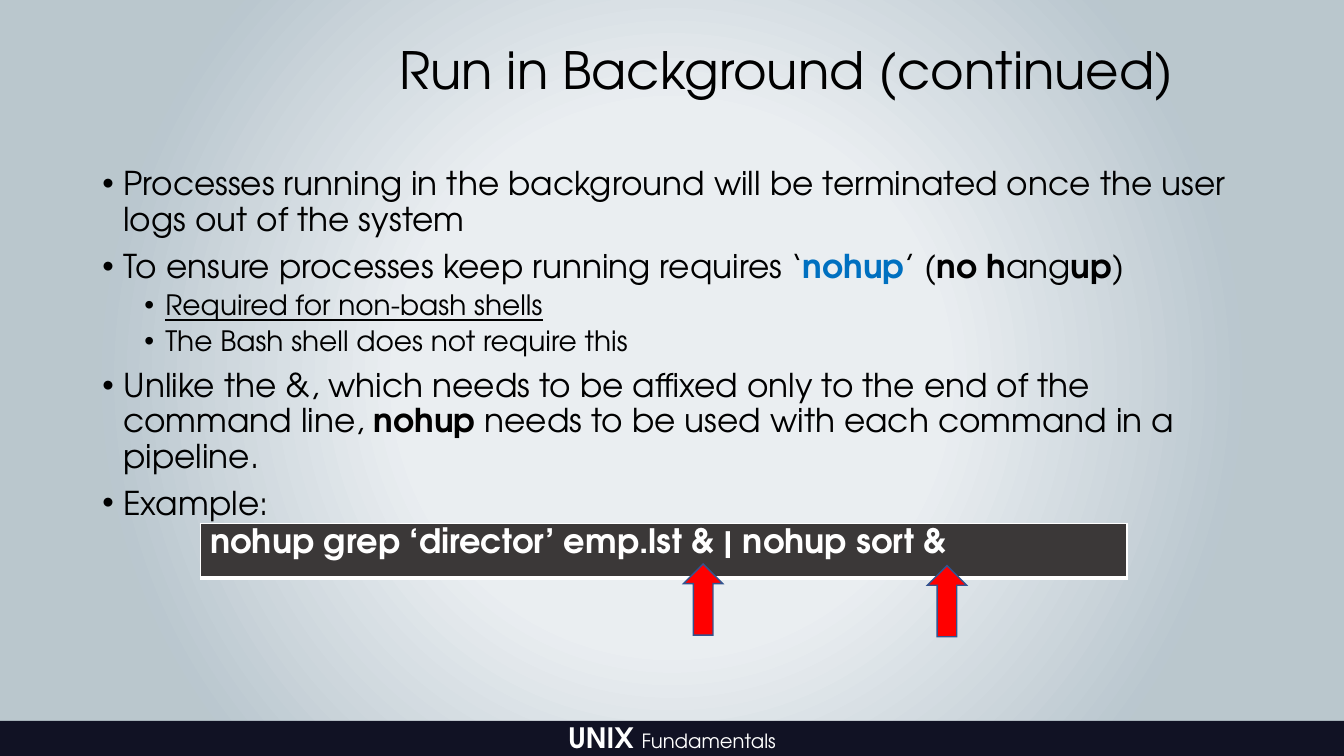
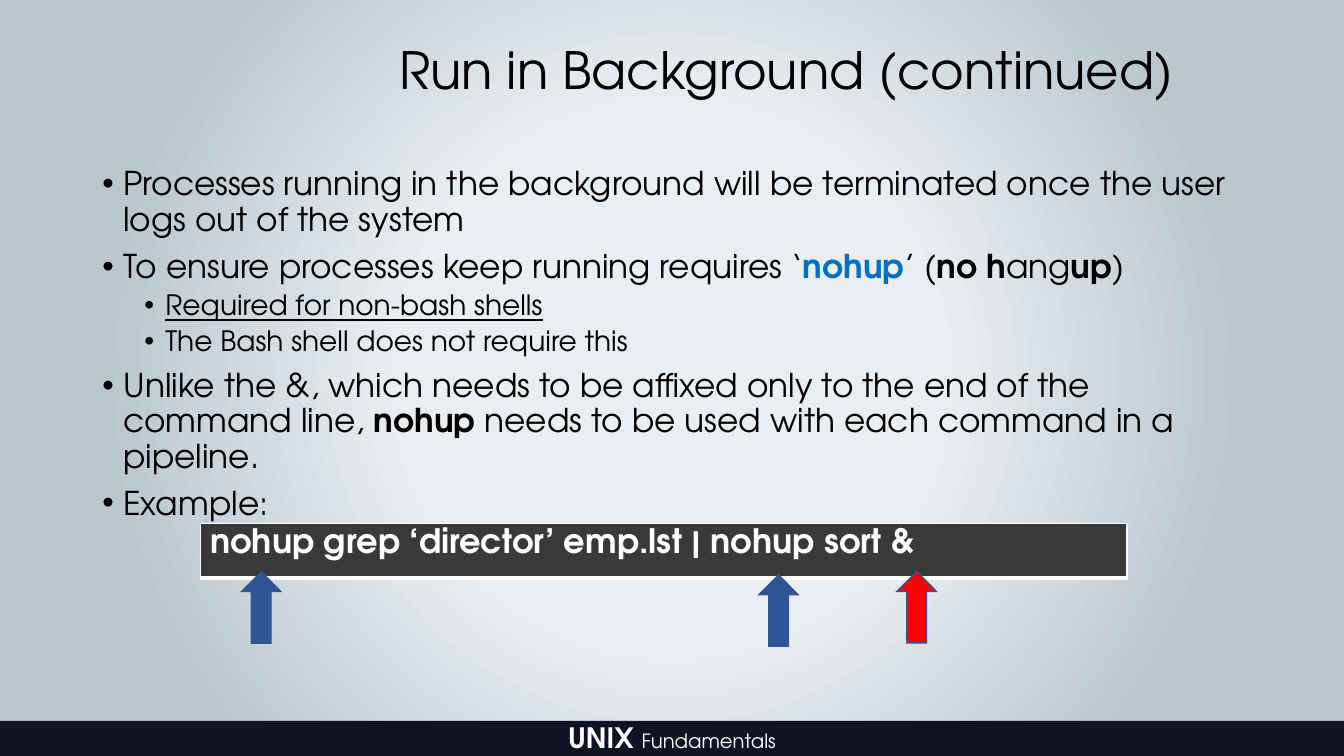
Before and after one commit to bnigatu/UNIX-Fundamentals, a slide deck: slide 22 of Section-05/Lecture5.pptx. Drawn at 1344x756 pixels with LibreOffice and Linux fonts; fonts in the diff are those of the drawing. Boxes give left, top, right and bottom in pixels: in the first picture for what was removed or moved away, otherwise in the second. Text is boxed around its words. In the diff, an @@ line names an element or a change of style, - is before the commit and + after.

Commit message:
Updated slide 22 example

```diff
--- a/Section-05/Lecture5.pptx
+++ b/Section-05/Lecture5.pptx
@@ table at bbox=[201, 523, 1127, 579] @@
-row 1, column 1: nohup grep ‘director’ emp.lst & | nohup sort &
+row 1, column 1: nohup grep ‘director’ emp.lst | nohup sort &
@@ down arrow: place and size @@
-down arrow at bbox=[684, 564, 723, 635]
+down arrow at bbox=[242, 572, 281, 643]
@@ down arrow at bbox=[242, 572, 281, 643]: fill #FF0000 to #2F5597 @@
@@ down arrow added at bbox=[759, 575, 799, 646], fill #2F5597, outline #325491 1 pt @@
@@ down arrow: place and size @@
-down arrow at bbox=[928, 566, 967, 637]
+down arrow at bbox=[897, 572, 937, 643]
```
